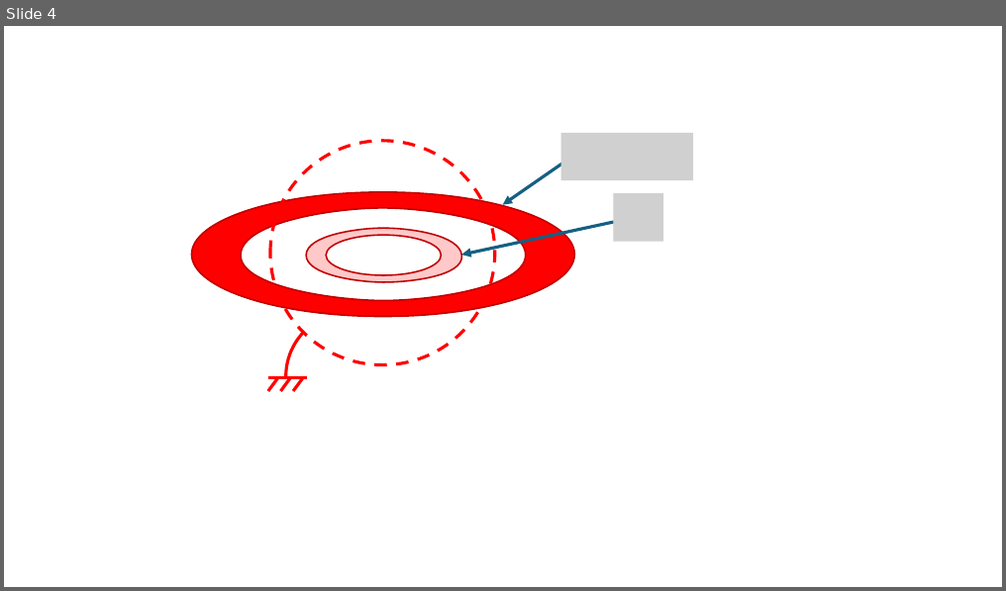
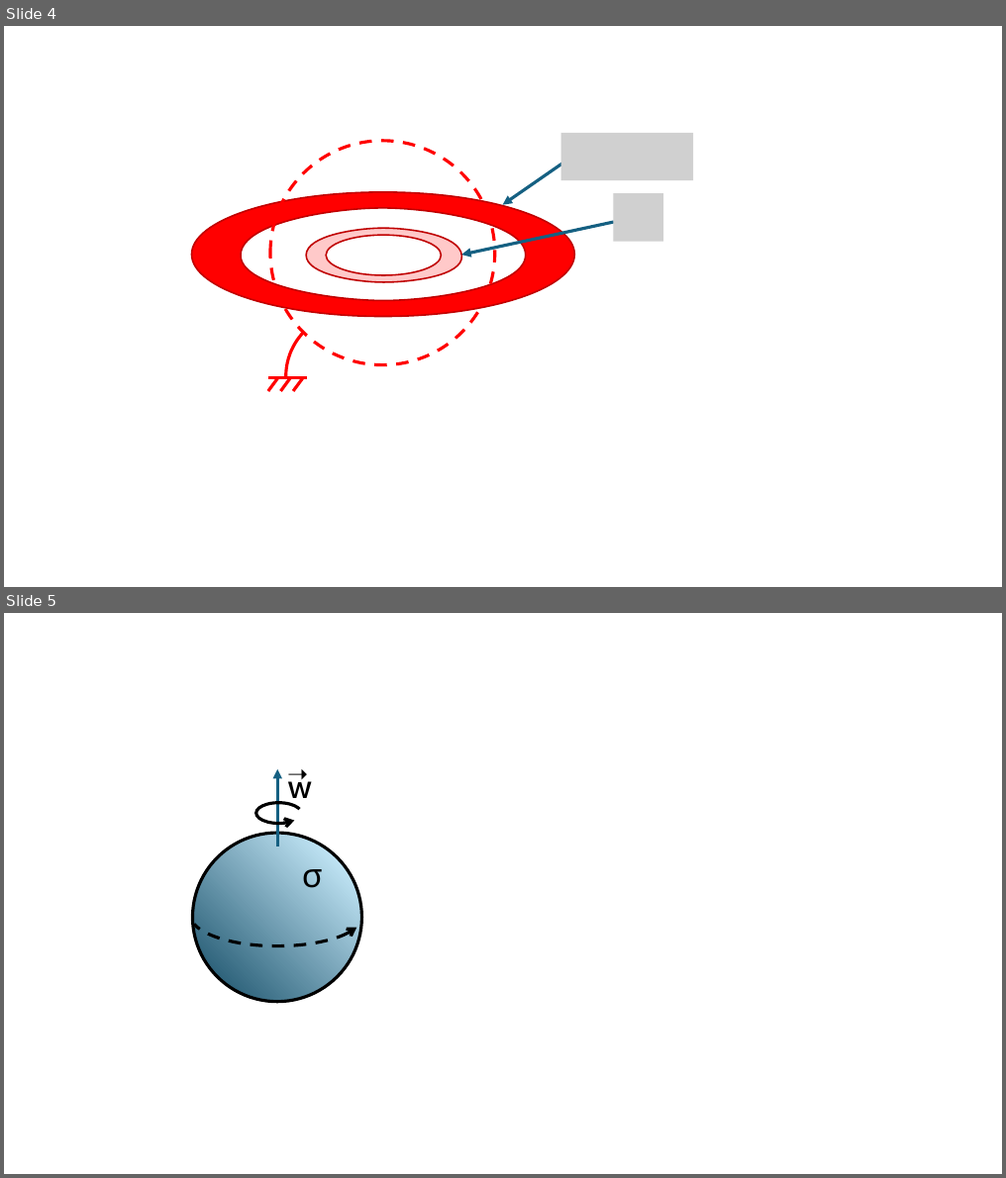
Before and after one commit to GuillermoRegodon/jupyter-em1fisuco-problemas, a slide deck: images/Images.pptx. Shown one above the other, each under a label of ours: slide 4 before the commit, slides 4 and 5 after it. The pictures are 1006x591 and 1006x1178 pixels, drawn with LibreOffice and Linux fonts; fonts in the diff are those of the drawing; grey boxes stand for pictures. Boxes give left, top, right and bottom in pixels: in the first picture for what was removed or moved away, otherwise in the second. Text is boxed around its words. In the diff, an @@ line names an element or a change of style, - is before the commit and + after.

```diff
--- a/images/Images.pptx
+++ b/images/Images.pptx
@@ slide 5 added at [4, 613, 1002, 1174], background #FFFFFF @@
@@ text added at [280, 754, 321, 791], 24 pt, text #000000 @@
+➝
@@ arrow added from (277, 847) to (277, 769), #156082 3 pt @@
@@ text added at [288, 770, 312, 806], 32 pt, text #000000 @@
+w
@@ arc (boxed as its full ellipse) added at [256, 803, 301, 824], outline #000000 3 pt @@
@@ ellipse added at [193, 833, 361, 1002], fill gradient #C1E5F5 to #104862, outline #000000 3 pt @@
@@ text added at [302, 869, 323, 888], 32 pt, text #000000 @@
+σ
@@ arc (boxed as its full ellipse) added at [190, 883, 364, 947], outline #000000 3 pt dashed @@
```
Also in this commit, not shown: 2 other slides added, 26 other files.
